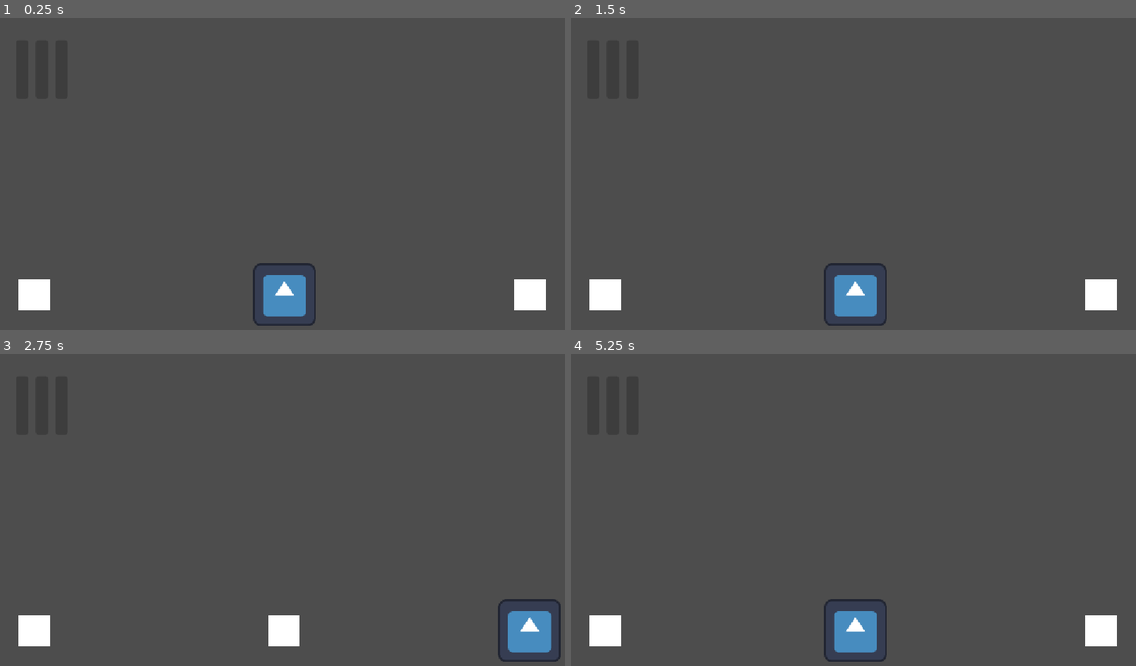
Above: before the commit, frames 1-4 (two rows, left to right).
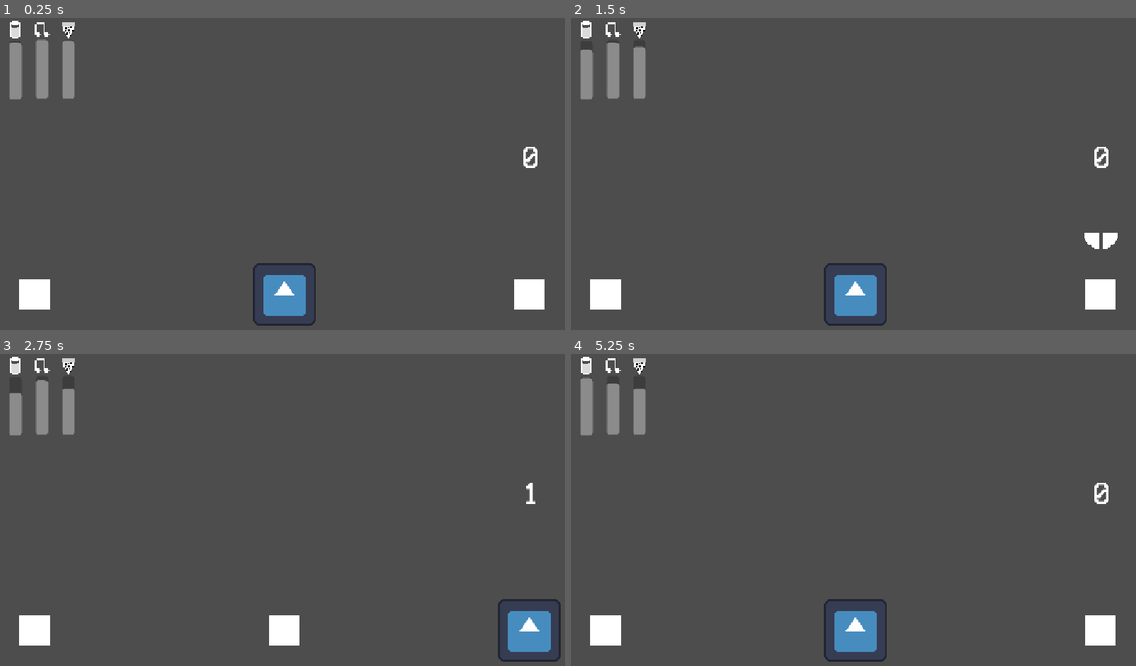
Above: after the commit, the same moments.

Repository: foreachike/game2
Game: Godot game, scene res://scenes/main.tscn
The game is run twice, just before and just after one commit, with the same random seed, the same clock (stepped at 60 frames per second) and the same inputs. The project has no main scene, so this scene is started directly. The engine's default icon, where the game draws it, is replaced by a stand-in: a white triangle on a blue panel in a dark square.
Inputs (mouse positions are in pixels of both pictures, inside the frame that each line leads up to):
- Up to frame 1 (0.25 s): no input
- Up to frame 2 (1.5 s): tap Enter at 0.5 s; move the mouse to (977, 161) at 0.52 s; hold Right (ui_right) 0.53-1.28 s; tap Alt at 0.6 s; click (977, 161) at 0.67 s; move the mouse to (740, 192) at 1.27 s; hold Down (ui_down) from 1.28 s (still down); tap Shift at 1.35 s
- Up to frame 3 (2.75 s): tap Space at 2 s; move the mouse to (339, 441) at 2.02 s; release Down (ui_down) at 2.03 s; hold Right (ui_right) from 2.03 s (still down); tap Alt at 2.1 s
- Up to frame 4 (5.25 s): move the mouse to (825, 575) at 2.77 s; release Right (ui_right) at 2.78 s; hold Up 2.78-3.53 s; tap Shift at 2.85, 4.35 s; click (825, 575) at 2.92 s; tap Enter at 3.5 s; move the mouse to (1023, 559) at 3.52 s; hold Left (ui_left) 3.53-5.03 s; tap Alt at 3.6, 5.1 s; move the mouse to (684, 466) at 4.27 s; tap Space at 5 s; move the mouse to (881, 513) at 5.02 s; hold Down (ui_down) from 5.03 s (still down); click (881, 513) at 5.17 s

The runs differ from the first frame. In frame 1, 1.7% of the frame differs, in the area x 1-97%, y 0-96%; in frame 2, 1.8%; in frame 3, 1.4%; in frame 4, 1.6%.

Commit message:
Meters, icons, pizzas, more

Diff:
--- a/project.godot
+++ b/project.godot
@@ -29,4 +29,7 @@
 
 [rendering]
 
+textures/canvas_textures/default_texture_filter=0
 rendering_device/driver.windows="d3d12"
+2d/snap/snap_2d_transforms_to_pixel=true
+2d/snap/snap_2d_vertices_to_pixel=true
--- /dev/null
+++ b/scenes/cookingAnim.gd
@@ -0,0 +1,30 @@
+extends AnimatedSprite2D
+@onready var char: Node2D = $"../../Character"
+@onready var pizzaCountLabel: Label = $"../../CanvasLayer/pizzaCounter"
+
+# Called when the node enters the scene tree for the first time.
+func _ready() -> void:
+	frame = 0
+	char.moved.connect(_on_moved)
+
+# Called every frame. 'delta' is the elapsed time since the previous frame.
+func _process(delta: float) -> void:
+	#if char.pizzas == 5:
+	#	sprite_frames.set_animation_loop("cook", false)
+	#else:
+	#	sprite_frames.set_animation_loop("cook", true)
+
+	pizzaCountLabel.text = str(char.pizzas)
+	pass
+
+func _on_animation_looped() -> void:
+	char.pizzas += 1
+	if char.pizzas >= 5:
+		stop()
+
+func _on_moved() -> void:
+	if char.pos == 1 and char.pizzas < 5:
+		print("hi")
+		play()
+	else:
+		pause()
--- a/scenes/main.tscn
+++ b/scenes/main.tscn
@@ -2,8 +2,44 @@
 
 [ext_resource type="Script" uid="uid://dn4qyxo0ho8jr" path="res://scripts/character.gd" id="1_0wfyh"]
 [ext_resource type="Texture2D" uid="uid://05sfdajd7kv8" path="res://icon.svg" id="1_o5qli"]
+[ext_resource type="Texture2D" uid="uid://2n5lgreee5xt" path="res://sprites/1.png" id="1_tefeu"]
+[ext_resource type="Texture2D" uid="uid://blspgghd6rqhf" path="res://sprites/2.png" id="2_o6xl0"]
+[ext_resource type="Texture2D" uid="uid://bdb4qnn3770ae" path="res://sprites/3.png" id="3_tipki"]
+[ext_resource type="Texture2D" uid="uid://c4mykdv2k21l3" path="res://sprites/4.png" id="4_85g3d"]
+[ext_resource type="Script" uid="uid://ftuoqdm8vlvn" path="res://scenes/cookingAnim.gd" id="5_o6xl0"]
+[ext_resource type="Texture2D" uid="uid://cmeypbn52t8as" path="res://sprites/drink.png" id="8_choun"]
+[ext_resource type="Texture2D" uid="uid://bo12t052i7hfp" path="res://sprites/music.png" id="9_ya4ey"]
+[ext_resource type="Texture2D" uid="uid://cghw85j7tsosr" path="res://sprites/pizza.png" id="10_eb6dy"]
+[ext_resource type="FontFile" uid="uid://bhmnt3s60sjr5" path="res://font/VCR_OSD_MONO_1.001.ttf" id="11_ya4ey"]
 
 [sub_resource type="DrawableTexture2D" id="DrawableTexture2D_tqdvr"]
+
+[sub_resource type="SpriteFrames" id="SpriteFrames_5rdo6"]
+animations = [{
+"frames": [{
+"duration": 1.0,
+"texture": null
+}, {
+"duration": 1.0,
+"texture": ExtResource("1_tefeu")
+}, {
+"duration": 1.0,
+"texture": ExtResource("2_o6xl0")
+}, {
+"duration": 1.0,
+"texture": ExtResource("3_tipki")
+}, {
+"duration": 1.0,
+"texture": ExtResource("4_85g3d")
+}],
+"loop": 1,
+"name": &"cook",
+"speed": 5.0
+}]
+
+[sub_resource type="LabelSettings" id="LabelSettings_5rdo6"]
+font = ExtResource("11_ya4ey")
+font_size = 65
 
 [node name="Node2D" type="Node2D" unique_id=285649970]
 
@@ -12,6 +48,16 @@
 
 [node name="Kitchen" type="Sprite2D" parent="KitchenP" unique_id=1957918956]
 texture = SubResource("DrawableTexture2D_tqdvr")
+
+[node name="cookingAnim" type="AnimatedSprite2D" parent="KitchenP" unique_id=790402473]
+texture_filter = 1
+texture_repeat = 1
+position = Vector2(1, -128)
+scale = Vector2(2.31, 2.31)
+sprite_frames = SubResource("SpriteFrames_5rdo6")
+animation = &"cook"
+speed_scale = 0.75
+script = ExtResource("5_o6xl0")
 
 [node name="MusicP" type="Node2D" parent="." unique_id=1798012502]
 position = Vector2(580, 566)
@@ -36,14 +82,21 @@
 [node name="CanvasLayer" type="CanvasLayer" parent="." unique_id=2115296890]
 
 [node name="drinkBar" type="ProgressBar" parent="CanvasLayer" unique_id=1359061638]
-offset_left = 33.0
-offset_top = 45.0
-offset_right = 58.0
-offset_bottom = 165.0
+offset_left = 19.0
+offset_top = 47.0
+offset_right = 44.0
+offset_bottom = 167.0
 size_flags_horizontal = 4
+max_value = 50.0
 step = 0.0
-fill_mode = 2
+fill_mode = 3
 show_percentage = false
+metadata/_edit_use_anchors_ = true
+
+[node name="Sprite2D" type="Sprite2D" parent="CanvasLayer/drinkBar" unique_id=1723728755]
+position = Vector2(13, -21)
+scale = Vector2(2.005, 2.005)
+texture = ExtResource("8_choun")
 
 [node name="musicBar" type="ProgressBar" parent="CanvasLayer" unique_id=339213766]
 offset_left = 73.0
@@ -51,16 +104,43 @@
 offset_right = 98.0
 offset_bottom = 165.0
 size_flags_horizontal = 4
+max_value = 50.0
 step = 0.0
-fill_mode = 2
+fill_mode = 3
 show_percentage = false
+metadata/_edit_use_anchors_ = true
+
+[node name="Sprite2D" type="Sprite2D" parent="CanvasLayer/musicBar" unique_id=1086684651]
+position = Vector2(11, -25)
+scale = Vector2(3, 3)
+texture = ExtResource("9_ya4ey")
 
 [node name="foodBar" type="ProgressBar" parent="CanvasLayer" unique_id=820800692]
-offset_left = 113.0
+offset_left = 127.0
 offset_top = 45.0
-offset_right = 138.0
+offset_right = 152.0
 offset_bottom = 165.0
 size_flags_horizontal = 4
+max_value = 50.0
 step = 0.0
-fill_mode = 2
+fill_mode = 3
 show_percentage = false
+metadata/_edit_use_anchors_ = true
+
+[node name="Sprite2D" type="Sprite2D" parent="CanvasLayer/foodBar" unique_id=499044818]
+position = Vector2(10, -23)
+scale = Vector2(2.29, 2.29)
+texture = ExtResource("10_eb6dy")
+offset = Vector2(1.35, 0)
+
+[node name="pizzaCounter" type="Label" parent="CanvasLayer" unique_id=1110596626]
+offset_left = 1055.0
+offset_top = 251.0
+offset_right = 1110.0
+offset_bottom = 341.0
+theme_override_font_sizes/font_size = 65
+text = "0"
+label_settings = SubResource("LabelSettings_5rdo6")
+horizontal_alignment = 1
+
+[connection signal="animation_looped" from="KitchenP/cookingAnim" to="KitchenP/cookingAnim" method="_on_animation_looped"]
--- a/scripts/character.gd
+++ b/scripts/character.gd
@@ -3,8 +3,18 @@
 @onready var kitchen: Node2D = $"../KitchenP"
 @onready var music: Node2D = $"../MusicP"
 @onready var drink: Node2D = $"../DrinkP"
+@onready var dMeter: ProgressBar = $"../CanvasLayer/drinkBar"
+@onready var mMeter: ProgressBar = $"../CanvasLayer/musicBar"
+@onready var fMeter: ProgressBar = $"../CanvasLayer/foodBar"
 
+var prevPos := 0
 var pos := 0
+var d := 50.0
+var m := 50.0
+var f := 50.0
+var pizzas: int
+
+signal moved
 
 # Called when the node enters the scene tree for the first time.
 func _ready() -> void:
@@ -13,6 +23,7 @@
 
 # Called every frame. 'delta' is the elapsed time since the previous frame.
 func _process(delta: float) -> void:
+	prevPos = pos
 	if Input.is_action_pressed("ui_right"):
 		pos = 1
 	elif Input.is_action_pressed("ui_left"):
@@ -21,6 +32,28 @@
 		pos = 0
 
 	_move()
+	d = _drain(d, 5 * delta, dMeter)
+	m = _drain(m, 6 * delta, mMeter)
+	f = _drain(f, 4 * delta, fMeter)
+
+	if pos == 0:
+		if not m >= 50:
+			m += 18 * delta
+
+		if pizzas > 0 and Input.is_action_just_pressed("ui_down"):
+			pizzas -= 1
+			if f + 10 > 50:
+				f = 50
+			else:
+				f += 10
+
+	if pos == -1:
+		if not d >= 50:
+			d += 18 * delta
+
+
+	if pos != prevPos:
+		moved.emit()
 
 func _move():
 	if pos == 1:
@@ -29,3 +62,9 @@
 		global_position = drink.global_position
 	else:
 		global_position = music.global_position
+
+func _drain(meter, dps: float,visual: ProgressBar):
+	if not meter <= 0:
+		meter -= dps
+	visual.value = meter
+	return meter
Binary file added: font/VCR_OSD_MONO_1.001.ttf
Not shown, added: font/VCR_OSD_MONO_1.001.ttf.import
Not shown, added: scenes/cookingAnim.gd.uid
Binary file added: sprites/1.png
Not shown, added: sprites/1.png.import
Binary file added: sprites/2.png
Not shown, added: sprites/2.png.import
Binary file added: sprites/3.png
Not shown, added: sprites/3.png.import
Binary file added: sprites/4.png
Not shown, added: sprites/4.png.import
Binary file added: sprites/drink.png
(and 5 more such lines)
